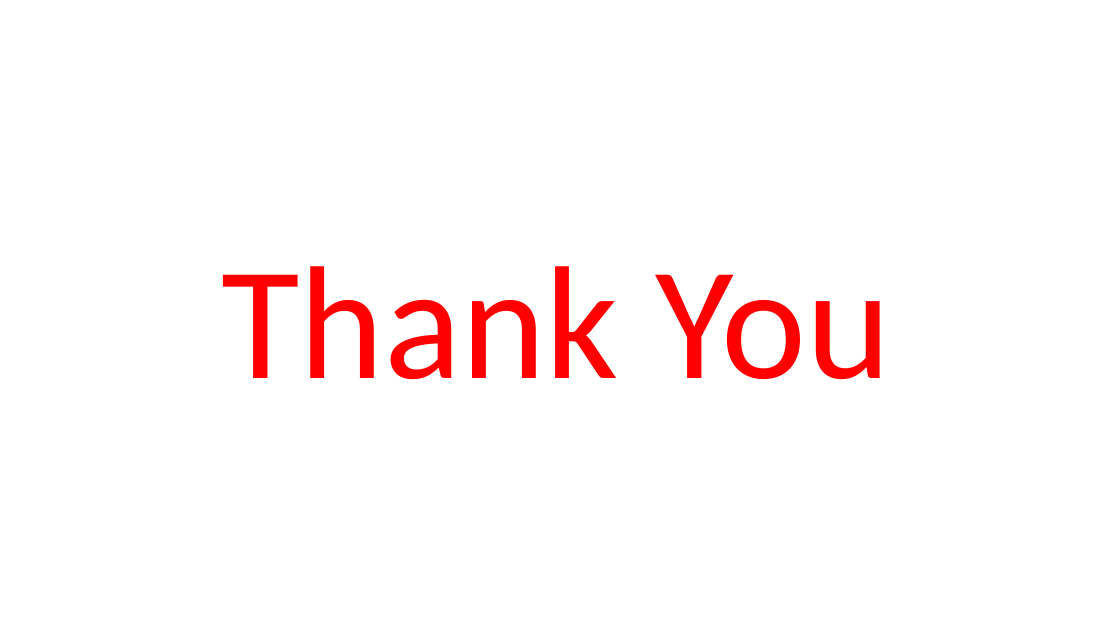
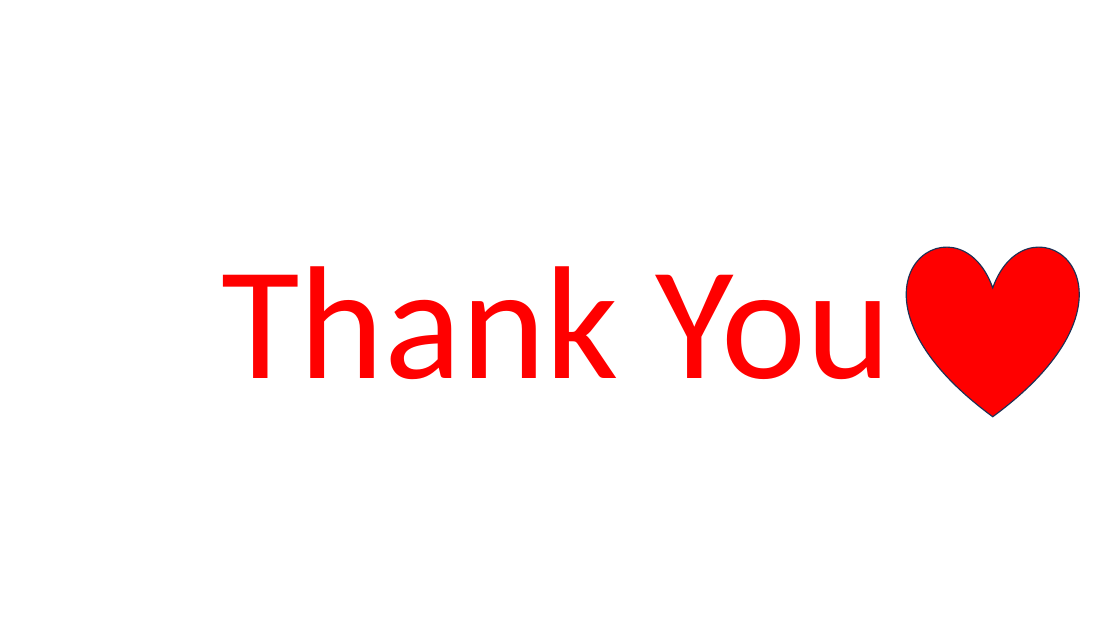
Before and after one commit to dhchoi-lazy/sesac-practice, a slide deck: slide 3 of branch.pptx. Drawn at 1120x630 pixels with LibreOffice and Linux fonts; fonts in the diff are those of the drawing. Boxes give left, top, right and bottom in pixels: in the first picture for what was removed or moved away, otherwise in the second. Text is boxed around its words. In the diff, an @@ line names an element or a change of style, - is before the commit and + after.

Commit message:
add heart

```diff
--- a/branch.pptx
+++ b/branch.pptx
@@ heart added at [907,245,1080,418], fill #FF0000, outline #1E3256 1 pt @@
```
